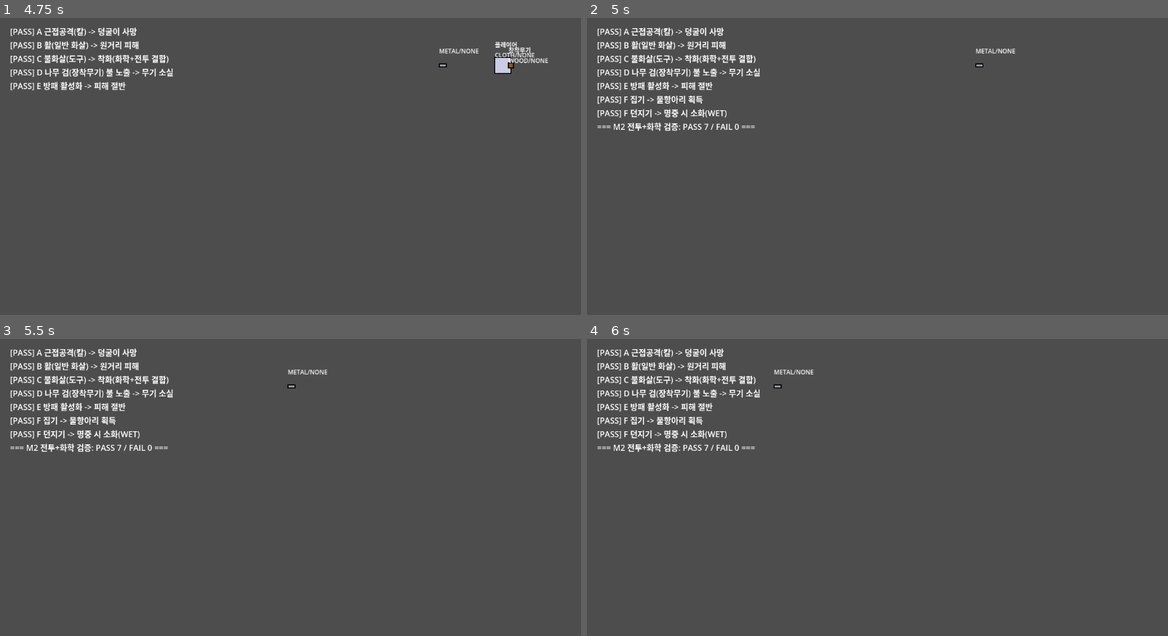
Above: before the commit, frames 1-4 (two rows, left to right).
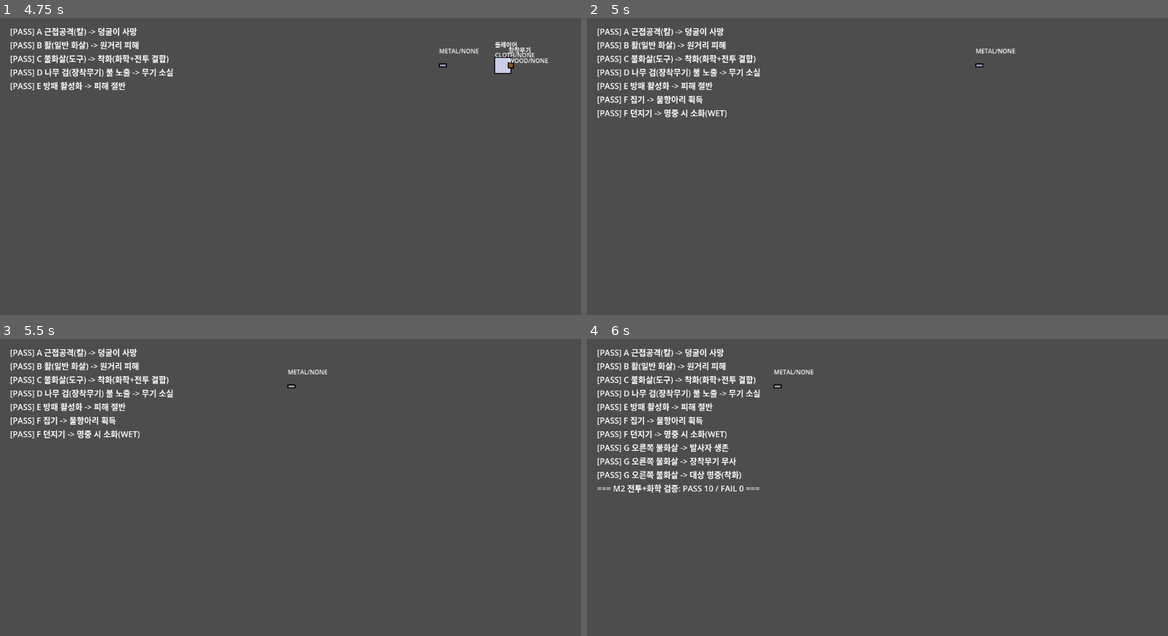
Above: after the commit, the same moments.

Repository: 50seok/ZeldaLike
Game: Godot game, scene res://scenes/m2_test/m2_test.tscn
Two runs of this game, one before a commit and one after it. Both use one fixed random seed, a clock stepped at 60 frames per second and the inputs below. This scene is started directly instead of the project's main scene.
Inputs:
- Up to frame 1 (4.75 s): tap Enter at 0.5 s; hold Right (ui_right) 0.53-1.28 s; tap Z at 0.6, 3.6 s; tap Space at 0.77, 1.52, 3.02, 3.77, 4.52 s; hold Down (ui_down) 1.28-2.03 s; tap X at 1.35, 4.35 s; hold Right (ui_right) 2.03-2.78 s; tap C at 2.1 s; hold Up (ui_up) 2.78-3.53 s; tap Tab at 2.85 s; hold Left (ui_left) from 3.53 s (still down)
- Up to frame 2 (5 s): keep holding Left (ui_left)
- Up to frame 3 (5.5 s): release Left (ui_left) at 5.03 s; hold Down (ui_down) from 5.03 s (still down); tap C at 5.1 s
- Up to frame 4 (6 s): release Down (ui_down) at 5.78 s; hold Right (ui_right) from 5.78 s (still down); tap Tab at 5.85 s

Frame 1 is identical in both runs. In frame 2, 0.3% of the frame differs, in the area x 1-29%, y 35-39%; in frame 3, 0.3%; in frame 4, 1.4%, in the area x 1-30%, y 35-52%.

Commit message:
fix: Arrow가 장착무기를 맞히면 착화->소지자에게 불이 옮는 진짜 원인 수정
ChemistryManager.resolve_contact()는 호출 주체와 무관하게 그냥 반응을 적용한다.
Arrow의 자기-발사자 회피가 "발사자 본인"만 확인하고 그 자식(장착무기)은 놓쳐서:
1) 오른쪽으로 쏘면 무기와 거의 겹쳐 화살이 즉시 자멸(체감상 "오른쪽으로 안 나감")
2) 무기가 착화되면 ChemActor.set_state()의 겹침 재조회가 소지자(플레이어)를
   직접 재검사 - 이 경로는 signal 기반 가드(Player/EquippedWeapon 쪽에 이전에
   추가한 것)를 전혀 거치지 않아서 계속 죽었음(실측: "불화살로 두번 공격했는데
   내가 죽음")

Throwable에 이미 있던 "발사자 + 그 자식 노드까지 확인" 패턴을 Arrow에도 적용.
M2 검증에 회귀 테스트 추가(G: 오른쪽 불화살 발사자 생존/장착무기 무사/명중) -
기존 테스트(C)는 아래 방향만 쏴봐서 이 경로를 놓치고 있었음.

Diff:
--- a/project/scenes/m2_test/m2_test.gd
+++ b/project/scenes/m2_test/m2_test.gd
@@ -61,6 +61,7 @@
 	await _test_weapon_chemistry()
 	await _test_shield()
 	await _test_pickup_throw()
+	await _test_fire_right_self_safety()
 
 
 func _test_melee() -> void:
@@ -162,6 +163,28 @@
 	await get_tree().create_timer(0.1).timeout
 
 
+func _test_fire_right_self_safety() -> void:
+	# 오른쪽으로 쏘면 장착무기(플레이어 로컬 +16,0)와 화살 경로가 거의 겹친다 —
+	# 실제 수동 플레이에서 이 방향으로 쐈을 때만 발사자가 죽는 버그가 나왔었다.
+	var player := _spawn_player(Vector2(1300, 100))
+	player.facing = Vector2.RIGHT
+	player.cycle_tool()
+	var vine := _spawn_vine(Vector2(1450, 100))
+	vine.max_hearts = 5.0
+	vine.hearts = 5.0
+	await get_tree().physics_frame
+	player.perform_bow_attack()
+	await get_tree().create_timer(0.6).timeout
+	_check("G 오른쪽 불화살 -> 발사자 생존", is_instance_valid(player) and player.hearts > 0.0)
+	_check("G 오른쪽 불화살 -> 장착무기 무사", is_instance_valid(player) and player._equipped_weapon != null)
+	_check("G 오른쪽 불화살 -> 대상 명중(착화)", is_instance_valid(vine) and vine.state == ChemTypes.State.BURNING)
+	if is_instance_valid(player):
+		player.queue_free()
+	if is_instance_valid(vine):
+		vine.queue_free()
+	await get_tree().create_timer(0.1).timeout
+
+
 func _print_summary() -> void:
 	var summary := "=== M2 전투+화학 검증: PASS %d / FAIL %d ===" % [_pass_count, _fail_count]
 	_log.append(summary)
--- a/project/scripts/combat/arrow.gd
+++ b/project/scripts/combat/arrow.gd
@@ -25,7 +25,11 @@
 
 
 func _on_area_entered(other: Area2D) -> void:
-	if other == shooter:
+	# 발사자 본인뿐 아니라 그 자식 노드(장착무기)까지 걸러야 한다 — 안 그러면
+	# 무기를 맞혀 착화시키고, 무기가 다시 자기 소지자를 재스캔해서 불이 옮는
+	# 경로(ChemActor.set_state의 겹침 재조회)가 signal 기반 가드를 다 우회한다.
+	# Throwable의 자기-투척자 회피와 동일한 패턴(실측 확인 - "불화살 쐈는데 내가 죽음").
+	if other == shooter or other.get_parent() == shooter:
 		return
 	super._on_area_entered(other)
 	if other is Combatant:
